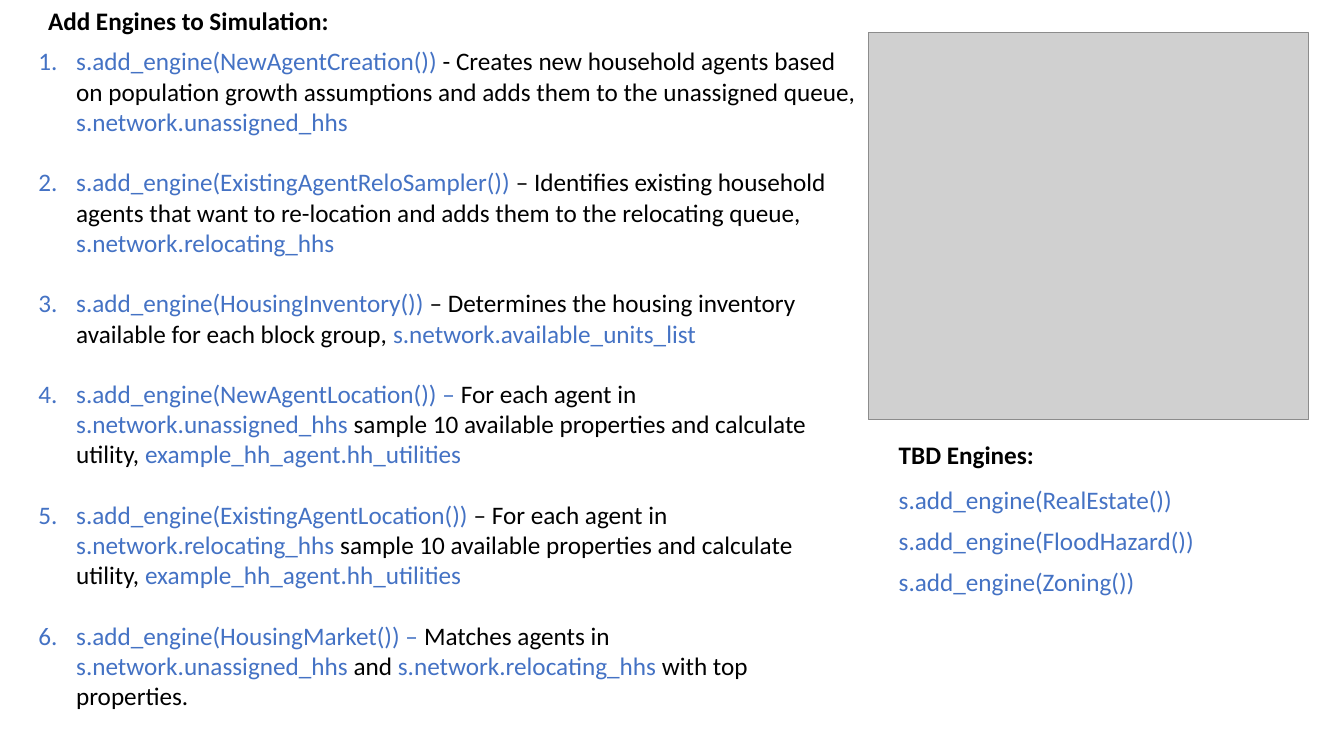
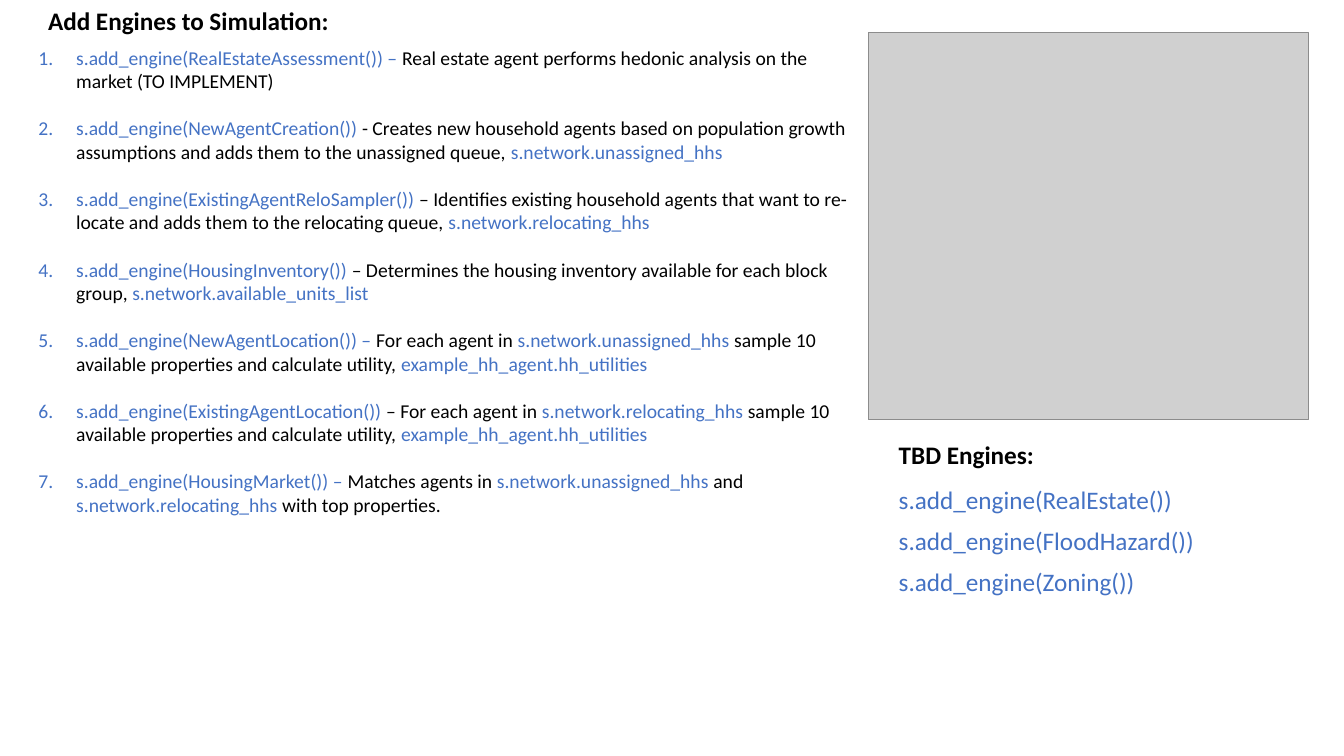
Before and after one commit to jimyoon/icom_abm, a slide deck: slide 3 of ICoM ABM Guide.pptx. Drawn at 1344x756 pixels with LibreOffice and Linux fonts; fonts in the diff are those of the drawing; grey boxes stand for pictures. Boxes give left, top, right and bottom in pixels: in the first picture for what was removed or moved away, otherwise in the second. Text is boxed around its words. In the diff, an @@ line names an element or a change of style, - is before the commit and + after.

```diff
--- a/ICoM ABM Guide.pptx
+++ b/ICoM ABM Guide.pptx
@@ text at [76,51,808,91]: paragraph added @@
+1. s.add_engine(RealEstateAssessment()) – Real estate agent performs hedonic analysis on the market (TO IMPLEMENT)
@@ text at [76,121,846,516]: size 18 to 14 pt in "s.add_engine(NewAgentCreation()) - Creates new household age ...", "s.add_engine(HousingInventory()) – Determines the housing in ...", "s.add_engine(NewAgentLocation()) – For each agent in s.netwo ...", "s.add_engine(ExistingAgentLocation()) – For each agent in s. ..." and 1 more places @@
@@ text at [76,192,846,233]: text changed; size 18 to 14 pt @@
-2. s.add_engine(ExistingAgentReloSampler()) – Identifies existing household agents that want to re-location and adds them to the relocating queue, s.network.relocating_hhs
+3. s.add_engine(ExistingAgentReloSampler()) – Identifies existing household agents that want to re-locate and adds them to the relocating queue, s.network.relocating_hhs
```
Also in this commit, not shown: 11 other files.
